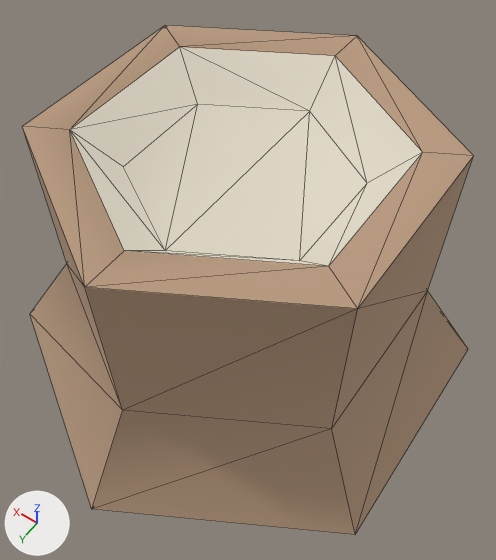
The glTF model example_game/world/props/stump.prop/model.glb, before and after one commit.
Both versions are drawn from a camera (50 mm lens) standing at (-0.476, 0.654, 1.188) and looking at (-0.029, 0.029, 0.206). Arrows for +X, +Y and +Z are at lower left; the lights stay in place. The first picture is the older version. Mesh edges are drawn as thin lines. Vertices at exactly the same position are counted once.

Objects in the first picture: 'model'.
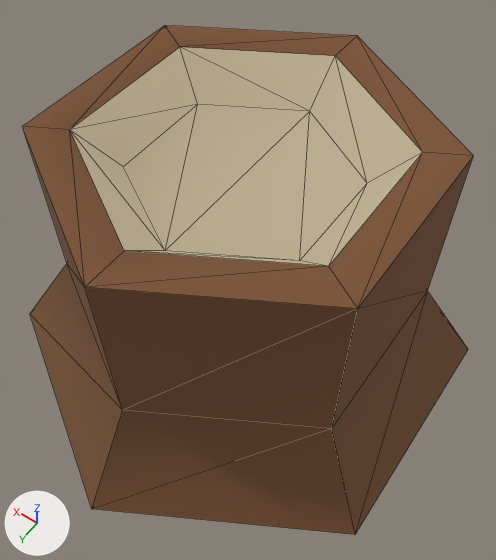
Boxes (x1, y1, x2, y2) around the edits, measured in the pictures (496 x 560 px):
```json
{"part": 1, "of": "me_model", "change": "recoloured", "before": [22, 25, 473, 535], "after": [22, 25, 473, 535], "on screen": "beige to brown"}
{"part": 2, "of": "me_model", "change": "recoloured", "before": [70, 47, 423, 266], "after": [70, 47, 423, 266], "on screen": "pale yellow to beige"}
```

The change, as JSON lines over the scene's bpy script:
```json
{"block": "me_model", "where": "me_model.from_pydata(...)  # 30 vertices, 56 faces; spans x -0.402..0.402, y -0.464..0.464, z -0.02..0.496"}
{"block": "me_model", "where": "# used by ob_model"}
{"block": "me_model", "change": "me_model part 1: 40 faces centred in x -0.367..0.367, y -0.346..0.346, z -0.02..0.496 are repainted in the vertex colours; the middle colour goes from beige #b89a7f to brown #7a5335"}
{"block": "me_model", "change": "me_model part 2: 16 faces centred in x -0.212..0.212, y -0.2..0.2, z 0.426..0.473 are repainted in the vertex colours; the middle colour goes from pale yellow #dfd8c7 to beige #bdaf92"}
```
